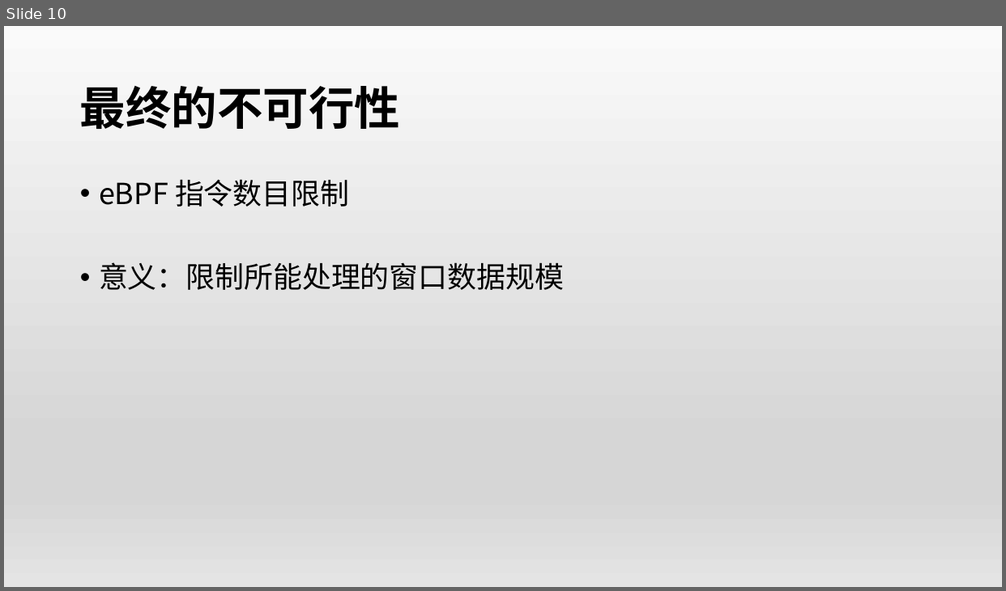
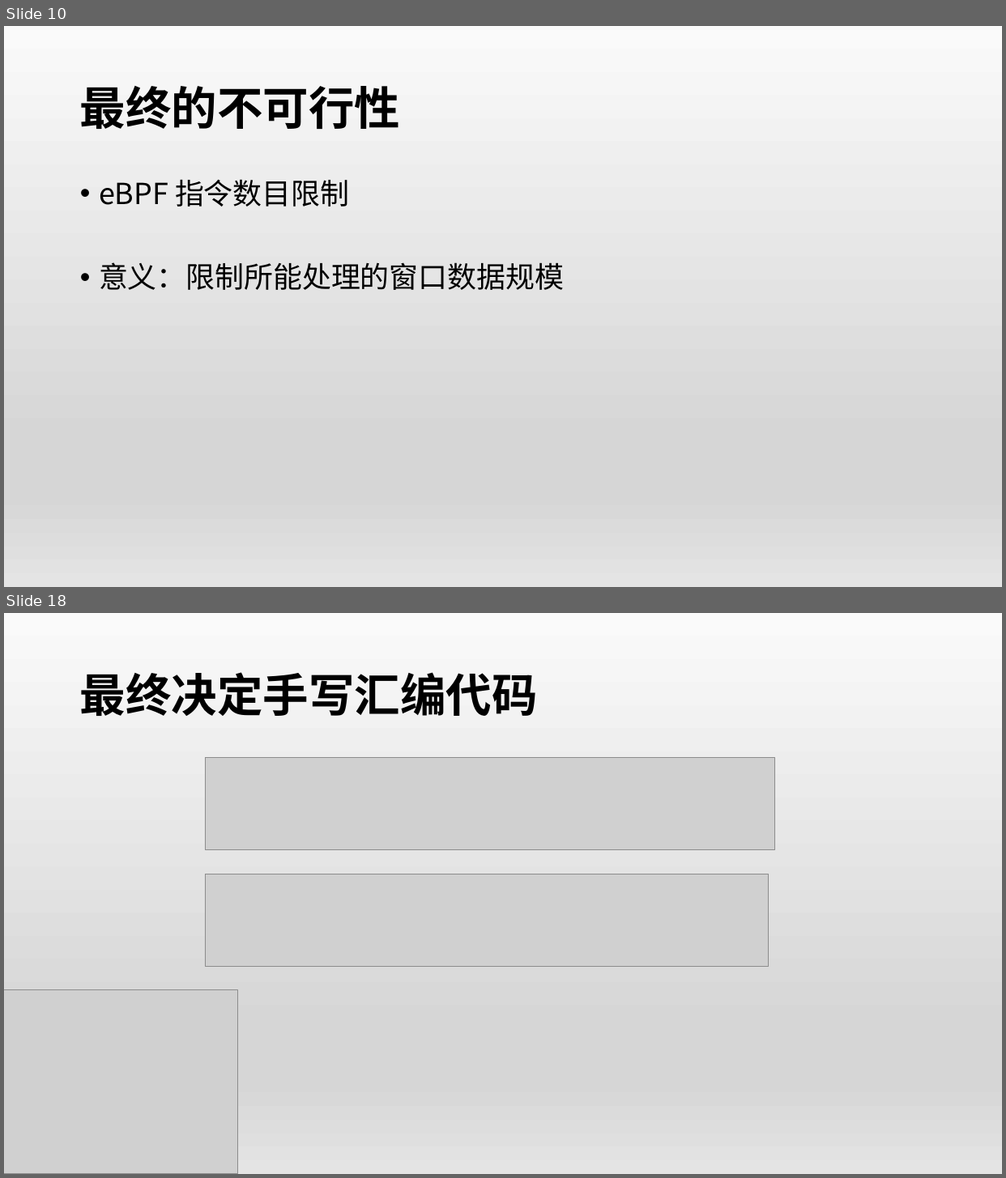
Before and after one commit to OSH-2019/x-monthly-subscription, a slide deck: docs/conclusion.pptx. Shown one above the other, each under a label of ours: slide 10 before the commit, slides 10 and 18 after it; the slides between them are not shown. The pictures are 1006x591 and 1006x1178 pixels, drawn with LibreOffice and Linux fonts; fonts in the diff are those of the drawing; grey boxes stand for pictures. Boxes give left, top, right and bottom in pixels: in the first picture for what was removed or moved away, otherwise in the second. Text is boxed around its words. In the diff, an @@ line names an element or a change of style, - is before the commit and + after.

```diff
--- a/docs/conclusion.pptx
+++ b/docs/conclusion.pptx
@@ slide 18 added at (x1=4, y1=613, x2=1002, y2=1174), background gradient #FAFAFA to #D7D7D7 to #E4E4E4 @@
@@ title added at (x1=80, y1=672, x2=538, y2=716), 44 pt, text #000000, bold @@
+最终决定手写汇编代码
@@ picture added at (x1=206, y1=757, x2=774, y2=850) @@
@@ picture added at (x1=206, y1=875, x2=769, y2=966) @@
@@ picture added at (x1=4, y1=990, x2=237, y2=1174) @@
```
Also in this commit, not shown: 6 slides changed, 29 other slides added.
